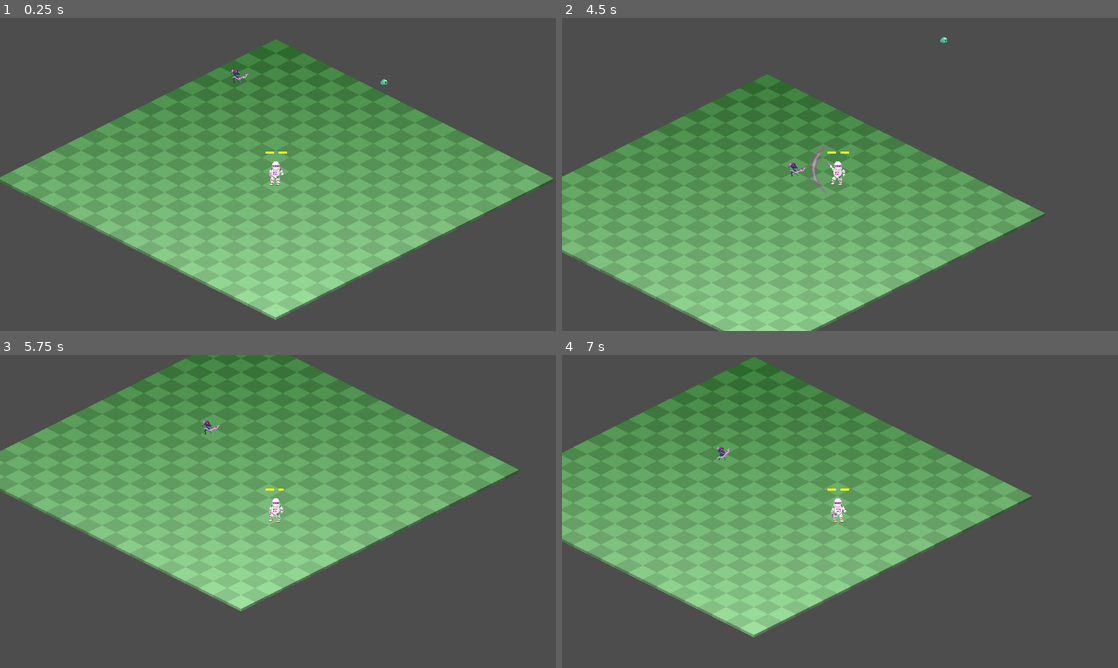
Above: before the commit, frames 1-4 (two rows, left to right).
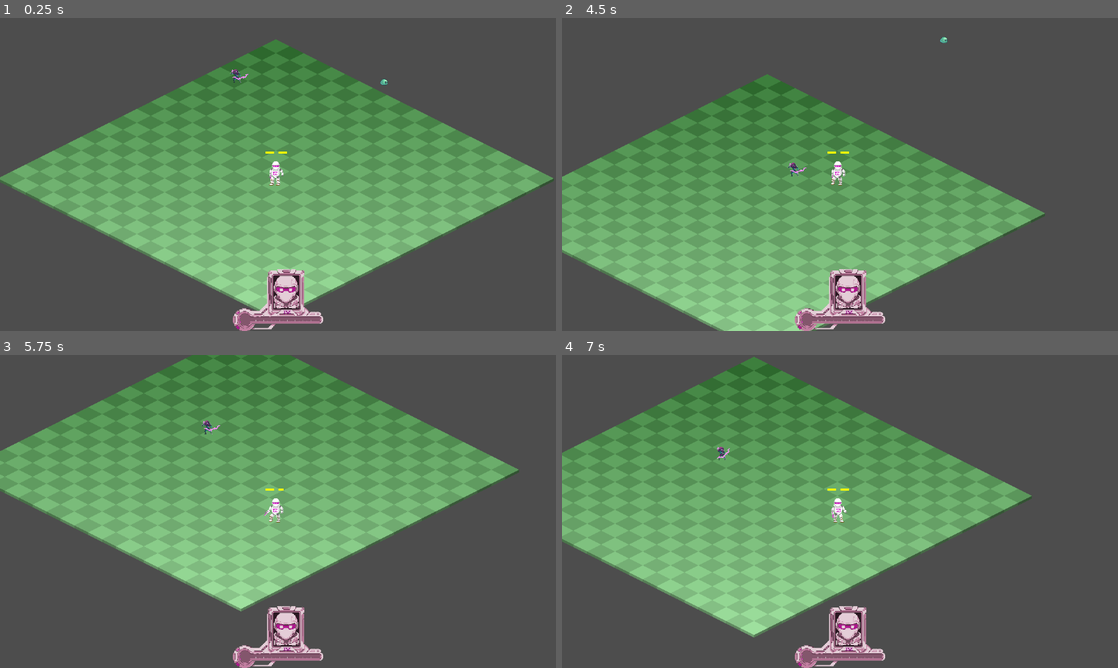
Above: after the commit, the same moments.

Repository: NoeRoberties/Odomat
Game: Godot game, scene res://Scenes/Maps/World.tscn
Two runs of this game, one before a commit and one after it. Both use one fixed random seed, a clock stepped at 60 frames per second and the inputs below.
Inputs (mouse positions are in pixels of both pictures, inside the frame that each line leads up to):
- Up to frame 1 (0.25 s): no input
- Up to frame 2 (4.5 s): tap Enter at 0.5 s; move the mouse to (962, 158) at 0.52 s; hold D (move_right) 0.53-1.28 s; hold Shift (dash) 0.53-1.28 s; move the mouse to (728, 190) at 1.27 s; hold S (move_down) 1.28-2.03 s; tap Space (interact_npc) at 1.35 s; move the mouse to (895, 105) at 2.02 s; press the mouse at (895, 105) at 2.03 s; hold D (move_right) 2.03-2.78 s; move the mouse to (812, 237) at 2.77 s; release the mouse at (812, 237) at 2.78 s; hold W (move_up) 2.78-3.53 s; tap Shift (dash) at 2.85 s; move the mouse to (1006, 221) at 3.52 s; hold Space (interact_npc) 3.53-4.28 s; hold A (move_left) from 3.53 s (still down); move the mouse to (673, 127) at 4.27 s; click (673, 127) at 4.35 s
- Up to frame 3 (5.75 s): move the mouse to (305, 511) at 5.02 s; release A (move_left) at 5.03 s; hold S (move_down) from 5.03 s (still down); hold Shift (dash) from 5.03 s (still down)
- Up to frame 4 (7 s): move the mouse to (756, 433) at 5.77 s; release S (move_down) at 5.78 s; release Shift (dash) at 5.78 s; hold D (move_right) 5.78-6.53 s; tap Space (interact_npc) at 5.85 s; move the mouse to (962, 495) at 6.52 s; press the mouse at (962, 495) at 6.53 s; hold W (move_up) from 6.53 s (still down)

The runs differ from the first frame. In frame 1, 1.7% of the frame differs, in the area x 41-59%, y 80-100%; in frame 2, 1.8%, in the area x 41-59%, y 39-100%; in frame 3, 1.6%; in frame 4, 1.6%.

Commit message:
[ADD] life HUD linked to the player life

Diff:
--- /dev/null
+++ b/godot-project/odomat/Scenes/UI/HUD/MainHud.tscn
@@ -0,0 +1,27 @@
+[gd_scene format=3 uid="uid://cqj2tsnvh0lr1"]
+
+[ext_resource type="Texture2D" uid="uid://bsnwl7crpb5ee" path="res://Assets/HUD_UI/life_HUD_under.png" id="1_tve1b"]
+[ext_resource type="Texture2D" uid="uid://dr6hhyg7gbvag" path="res://Assets/HUD_UI/life_HUD_over.png" id="2_nawl4"]
+[ext_resource type="Texture2D" uid="uid://blh22ybeeqsju" path="res://Assets/HUD_UI/life_HUD_progress.png" id="3_sca3d"]
+[ext_resource type="Script" uid="uid://dg4uprcocu24y" path="res://Scripts/UI/HUD/main_hud.gd" id="4_mainhud"]
+
+[node name="Main_HUD" type="CanvasLayer" unique_id=1565571572]
+script = ExtResource("4_mainhud")
+
+[node name="Control" type="Control" parent="." unique_id=1382751512]
+layout_mode = 3
+anchors_preset = 15
+anchor_right = 1.0
+anchor_bottom = 1.0
+grow_horizontal = 2
+grow_vertical = 2
+
+[node name="Life_progress_bar" type="TextureProgressBar" parent="Control" unique_id=136289217]
+layout_mode = 0
+offset_right = 139.0
+offset_bottom = 95.0
+min_value = 20.0
+value = 20.0
+texture_under = ExtResource("1_tve1b")
+texture_over = ExtResource("2_nawl4")
+texture_progress = ExtResource("3_sca3d")
--- a/godot-project/odomat/Scripts/Player/player.gd
+++ b/godot-project/odomat/Scripts/Player/player.gd
@@ -1,6 +1,10 @@
 class_name Player
 
 extends CharacterBody2D
+
+signal health_changed
+
+@export var max_health: int = 100
 
 var _npc_to_interact: NPC = null
 var _equipped_modules: Dictionary = {
@@ -12,7 +16,7 @@
 
 const EquipmentMenuScene: PackedScene = preload("res://Scenes/UI/EquipmentMenu/EquipmentMenu.tscn")
 
-var _health = 100
+var _health := max_health
 var _hit_invulnerability: float = 0.0
 
 const HIT_INVULNERABILITY_DURATION: float = 0.25
@@ -26,6 +30,12 @@
 	ModulesInventory.module_equipped.connect(_on_module_equipped)
 	ModulesInventory.module_unequipped.connect(_on_module_unequipped)
 	_refresh_all_modules()
+	# Emit initial health for HUD
+	if has_signal("health_changed"):
+		emit_signal("health_changed", _health, max_health)
+
+	# Auto-instantiate HUD if not present (check root for it)
+	call_deferred("_ensure_hud_visible")
 
 
 func _exit_tree() -> void:
@@ -116,6 +126,9 @@
 		return
 	_hit_invulnerability = HIT_INVULNERABILITY_DURATION
 	_health -= damage
+	# Notify listeners (HUD)
+	if has_signal("health_changed"):
+		emit_signal("health_changed", _health, max_health)
 	# _play_damage_blink()
 	if attacker_position != Vector2.ZERO:
 		var dir := (global_position - attacker_position).normalized()
@@ -125,6 +138,35 @@
 	if _health <= 0:
 		queue_free()
 
+
+func _ensure_hud_visible() -> void:
+	# Check if HUD already exists in the scene tree
+	var root = get_tree().root
+	var hud = root.get_node_or_null("Main_HUD")
+	if hud == null:
+		# Try to find it anywhere in the tree
+		for node in root.get_children():
+			hud = _find_node_by_name(node, "Main_HUD")
+			if hud != null:
+				break
+
+	# If still not found, instantiate it
+	if hud == null:
+		var hud_scene: PackedScene = preload("res://Scenes/UI/HUD/MainHud.tscn")
+		hud = hud_scene.instantiate()
+		root.add_child(hud)
+
+
+func _find_node_by_name(node: Node, name_to_find: String) -> Node:
+	if node.name == name_to_find:
+		return node
+	for child in node.get_children():
+		var found = _find_node_by_name(child, name_to_find)
+		if found != null:
+			return found
+	return null
+
+
 func update_animation(move_dir: Vector2) -> void:
 	for slot in _equipped_modules:
 		if _equipped_modules[slot] != null:
--- /dev/null
+++ b/godot-project/odomat/Scripts/UI/HUD/main_hud.gd
@@ -0,0 +1,59 @@
+extends CanvasLayer
+
+@onready var _bar: Control = $Control/Life_progress_bar
+
+const MIN_BAR_VALUE: int = 20
+const MAX_BAR_VALUE: int = 100
+const ANIMATION_DURATION: float = 0.3
+
+var _health_tween: Tween
+
+func _ready() -> void:
+	# Position the life bar centered at bottom
+	_bar.anchor_left = 0.5
+	_bar.anchor_right = 0.5
+	_bar.anchor_top = 1.0
+	_bar.anchor_bottom = 1.0
+	_bar.offset_left = -(_bar.get_global_rect().size.x * 1.5 / 2)
+	_bar.offset_right = 0
+	_bar.offset_top = -(_bar.get_global_rect().size.y * 1.5)
+	_bar.offset_bottom = 0
+
+	_bar.scale = Vector2(1.5, 1.5)
+
+	# Setup bar as inverted thermometer (min fill at max health, max fill at min health)
+	_bar.min_value = MIN_BAR_VALUE
+	_bar.max_value = MAX_BAR_VALUE
+	_bar.value = MIN_BAR_VALUE
+
+	# Try to find the player by group
+	var players = get_tree().get_nodes_in_group("player")
+	if players.size() > 0:
+		_connect_to_player(players[0])
+	else:
+		call_deferred("_find_player_later")
+
+func _find_player_later() -> void:
+	var players = get_tree().get_nodes_in_group("player")
+	if players.size() > 0:
+		_connect_to_player(players[0])
+
+func _connect_to_player(player: Node) -> void:
+	if player.has_signal("health_changed"):
+		player.connect("health_changed", Callable(self, "_on_health_changed"))
+		_on_health_changed(player.get("_health"), player.get("max_health"))
+
+func _on_health_changed(current: int, maximum: int) -> void:
+	# Invert the health value: low health = high bar, high health = low bar
+	# Formula: bar_value = max - (current / max) * (max - min)
+	var inverted_value = MAX_BAR_VALUE - (float(current) / float(maximum)) * (MAX_BAR_VALUE - MIN_BAR_VALUE)
+
+	# Kill previous tween if still running
+	if _health_tween:
+		_health_tween.kill()
+
+	# Animate the bar value smoothly
+	_health_tween = create_tween()
+	_health_tween.set_trans(Tween.TRANS_SINE)
+	_health_tween.set_ease(Tween.EASE_OUT)
+	_health_tween.tween_property(_bar, "value", inverted_value, ANIMATION_DURATION)
Binary file added: godot-project/odomat/Assets/HUD_UI/life_HUD_over.png
Binary file added: godot-project/odomat/Assets/HUD_UI/life_HUD_progress.png
Binary file added: godot-project/odomat/Assets/HUD_UI/life_HUD_under.png
Not shown, added: godot-project/odomat/Scripts/UI/HUD/main_hud.gd.uid
